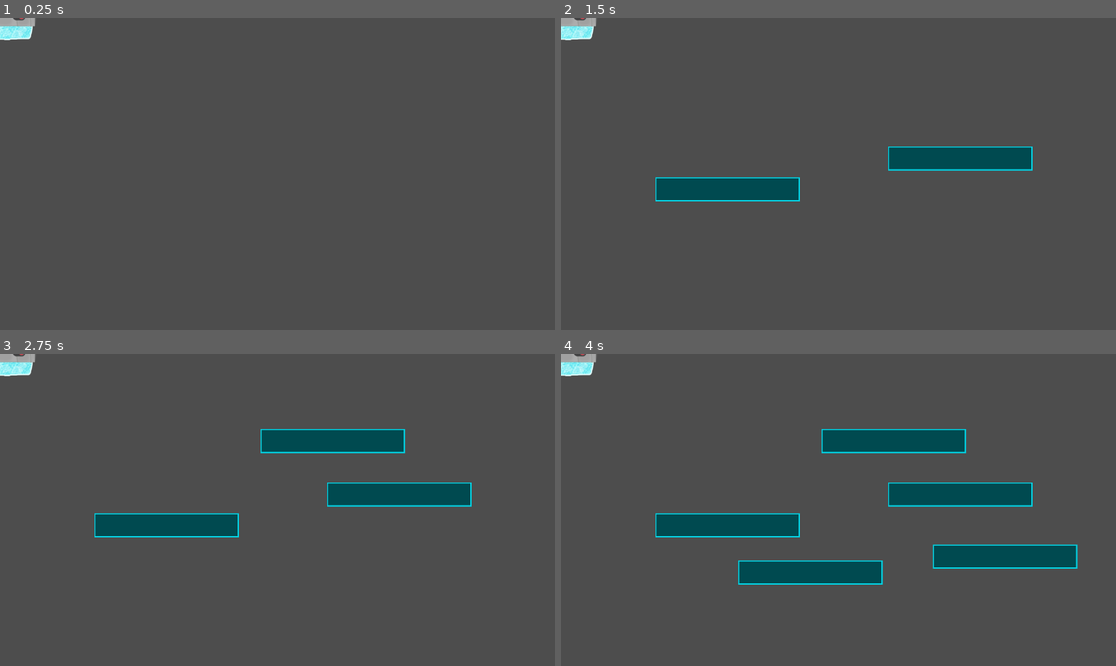
Above: before the commit, frames 1-4 (two rows, left to right).
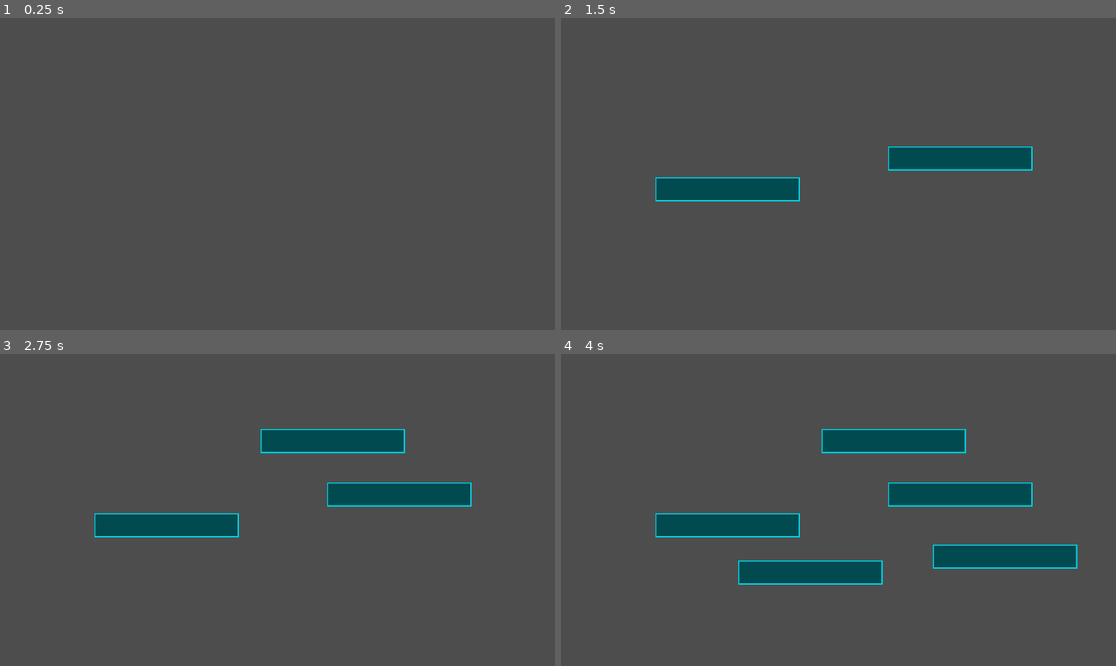
Above: after the commit, the same moments.

Repository: CISC204-S25/final-project-team-uno
Game: Godot game, scene res://Scenes/Mouse(test).tscn
The game is run twice, just before and just after one commit, with the same random seed, the same clock (stepped at 60 frames per second) and the same inputs. The project has no main scene, so this scene is started directly.
Inputs (mouse positions are in pixels of both pictures, inside the frame that each line leads up to):
- Up to frame 1 (0.25 s): no input
- Up to frame 2 (1.5 s): tap Enter at 0.5 s; move the mouse to (960, 158) at 0.52 s; click (960, 158) at 0.6 s; tap Space (jump) at 0.77, 1.25 s; move the mouse to (727, 189) at 1.27 s; click (727, 189) at 1.35 s
- Up to frame 3 (2.75 s): tap Space (jump) at 1.52 s; tap Enter at 2 s; move the mouse to (333, 441) at 2.02 s; hold D (move_left, bound only after the commit) from 2.03 s (still down); click (333, 441) at 2.1 s
- Up to frame 4 (4 s): tap Space (jump) at 2.75, 3.02, 3.77 s; move the mouse to (810, 572) at 2.77 s; release D (move_left, bound only after the commit) at 2.78 s; click (810, 572) at 2.85 s; tap Enter at 3.5 s; move the mouse to (1005, 556) at 3.52 s; click (1005, 556) at 3.6 s

The runs differ from the first frame. In frame 1, 0.4% of the frame differs, in the area x 0-7%, y 0-8%; in frame 2, 0.4%; in frame 3, 0.4%; in frame 4, 0.4%.

Commit message:
Platform Can Move & Mouse Comments
Added a boolean that allows the platform to move (only to the right as of right now, and there is no toggle other than turning the bool true or false in the Inspector window).

Added Comments to the mouse_script.gd

Diff:
--- a/final-project-team-5/Scenes/Mouse(test).tscn
+++ b/final-project-team-5/Scenes/Mouse(test).tscn
@@ -1,7 +1,7 @@
 [gd_scene load_steps=4 format=3 uid="uid://ceyp7ov5d8n1"]
 
 [ext_resource type="Script" path="res://Scripts/mouse_script.gd" id="1_vk8yq"]
-[ext_resource type="PackedScene" uid="uid://dfucaseofrsl2" path="res://scenes/Platform.tscn" id="2_wtre0"]
+[ext_resource type="PackedScene" uid="uid://dfucaseofrsl2" path="res://Scenes/Platform.tscn" id="2_wtre0"]
 [ext_resource type="Texture2D" uid="uid://bdc5jqg22qx3g" path="res://Assets/Art/Players/gooberdrone.png" id="3_rihsd"]
 
 [node name="Mouse" type="Node2D"]
@@ -9,4 +9,5 @@
 platform = ExtResource("2_wtre0")
 
 [node name="Sprite2D" type="Sprite2D" parent="."]
+visible = false
 texture = ExtResource("3_rihsd")
--- a/final-project-team-5/Scenes/Platform.tscn
+++ b/final-project-team-5/Scenes/Platform.tscn
@@ -13,9 +13,11 @@
 [sub_resource type="QuadMesh" id="QuadMesh_mpdqx"]
 size = Vector2(295, 45)
 
-[node name="StandardPlatform" type="StaticBody2D"]
+[node name="Platforms" type="StaticBody2D" node_paths=PackedStringArray("TimeB4Moving")]
 physics_material_override = SubResource("PhysicsMaterial_0l73p")
 script = ExtResource("1_eofsa")
+moving_platform = false
+TimeB4Moving = NodePath("Moving Variant/TimeBeforeMoving")
 
 [node name="CollisionShape2D" type="CollisionShape2D" parent="."]
 shape = SubResource("RectangleShape2D_qbwxs")
@@ -32,4 +34,9 @@
 wait_time = 4.0
 autostart = true
 
+[node name="Moving Variant" type="Node2D" parent="."]
+
+[node name="TimeBeforeMoving" type="Timer" parent="Moving Variant"]
+
 [connection signal="timeout" from="PlatformDuration" to="." method="_on_platform_duration_timeout"]
+[connection signal="timeout" from="Moving Variant/TimeBeforeMoving" to="." method="_on_time_before_moving_timeout"]
--- a/final-project-team-5/Scripts/mouse_script.gd
+++ b/final-project-team-5/Scripts/mouse_script.gd
@@ -18,7 +18,7 @@
 
 func _platformcloning():
 	if Input.is_action_just_pressed("left_click"):
-		var clonedPlatform = platform.instantiate()
-		target = get_global_mouse_position()
-		clonedPlatform.position = target
+		var clonedPlatform = platform.instantiate() #sets platform (scene) to its
+		target = get_global_mouse_position() #target is set to the mouse's position
+		clonedPlatform.position = target #sets the created platform to that position with a left_click
 		add_child(clonedPlatform)
--- a/final-project-team-5/Scripts/platform_script.gd
+++ b/final-project-team-5/Scripts/platform_script.gd
@@ -1,5 +1,24 @@
 extends StaticBody2D
 
+@export var moving_platform: bool = true
+@export var speed = 200
+@export var TimeB4Moving: Timer
+var movetheplatform: bool = false
+
+func _physics_process(delta):
+	if moving_platform == true:
+		#TimeB4Moving.start()
+		pass
+		if movetheplatform == true:
+			move_local_x(2.5, true) #moves the platform after time delay
+
+func _ready():
+	if moving_platform == true:
+		TimeB4Moving.start()
 
 func _on_platform_duration_timeout():
-	queue_free()
+	queue_free() #when time is up, the platform is deleted
+
+
+func _on_time_before_moving_timeout():
+	movetheplatform = true
--- a/final-project-team-5/project.godot
+++ b/final-project-team-5/project.godot
@@ -22,16 +22,16 @@
 
 move_left={
 "deadzone": 0.5,
-"events": [Object(InputEventKey,"resource_local_to_scene":fa …(141 unchanged characters)… ":false,"keycode":0,"physical_keycode":65,"key_label":0,"unicode":97,"location":0,"echo":false,"script":null)
-, Object(InputEventKey,"resource_local_to_scene":false,"reso …(136 unchanged characters)… lse,"keycode":0,"physical_keycode":4194319,"key_label":0,"unicode":0,"location":0,"echo":false,"script":null)
+"events": [Object(InputEventKey,"resource_local_to_scene":fa …(141 unchanged characters)… ":false,"keycode":0,"physical_keycode":68,"key_label":0,"unicode":100,"location":0,"echo":false,"script":null)
+, Object(InputEventKey,"resource_local_to_scene":false,"reso …(136 unchanged characters)… lse,"keycode":0,"physical_keycode":4194321,"key_label":0,"unicode":0,"location":0,"echo":false,"script":null)
 , Object(InputEventJoypadMotion,"resource_local_to_scene":false,"resource_name":"","device":-1,"axis":0,"axis_value":-1.0,"script":null)
 , Object(InputEventJoypadButton,"resource_local_to_scene":false,"resource_name":"","device":-1,"button_index":13,"pressure":0.0,"pressed":true,"script":null)
 ]
 }
 move_right={
 "deadzone": 0.5,
-"events": [Object(InputEventKey,"resource_local_to_scene":fa …(141 unchanged characters)… ":false,"keycode":0,"physical_keycode":68,"key_label":0,"unicode":100,"location":0,"echo":false,"script":null)
-, Object(InputEventKey,"resource_local_to_scene":false,"reso …(136 unchanged characters)… lse,"keycode":0,"physical_keycode":4194321,"key_label":0,"unicode":0,"location":0,"echo":false,"script":null)
+"events": [Object(InputEventKey,"resource_local_to_scene":fa …(141 unchanged characters)… ":false,"keycode":0,"physical_keycode":65,"key_label":0,"unicode":97,"location":0,"echo":false,"script":null)
+, Object(InputEventKey,"resource_local_to_scene":false,"reso …(136 unchanged characters)… lse,"keycode":0,"physical_keycode":4194319,"key_label":0,"unicode":0,"location":0,"echo":false,"script":null)
 , Object(InputEventJoypadMotion,"resource_local_to_scene":false,"resource_name":"","device":-1,"axis":0,"axis_value":1.0,"script":null)
 , Object(InputEventJoypadButton,"resource_local_to_scene":false,"resource_name":"","device":-1,"button_index":14,"pressure":0.0,"pressed":true,"script":null)
 ]
@@ -40,7 +40,6 @@
 "deadzone": 0.5,
 "events": [Object(InputEventKey,"resource_local_to_scene":false,"resource_name":"","device":-1,"window_id":0,"alt_press …(191 unchanged characters)…
 , Object(InputEventJoypadButton,"resource_local_to_scene":false,"resource_name":"","device":-1,"button_index":0,"pressure":0.0,"pressed":true,"script":null)
-, Object(InputEventKey,"resource_local_to_scene":false,"resource_name":"","device":-1,"window_id":0,"alt_pressed":false,"shift_pressed":false,"ctrl_pressed":false,"meta_pressed":false,"pressed":false,"keycode":0,"physical_keycode":4194320,"key_label":0,"unicode":0,"location":0,"echo":false,"script":null)
 ]
 }
 left_click={
